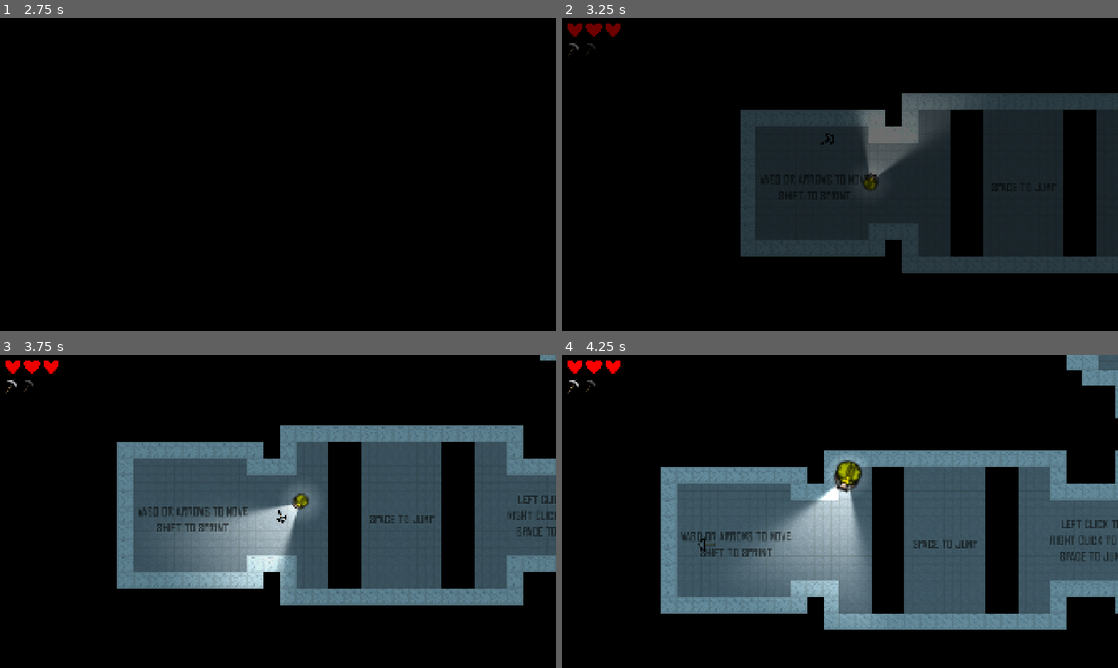
Above: before the commit, frames 1-4 (two rows, left to right).
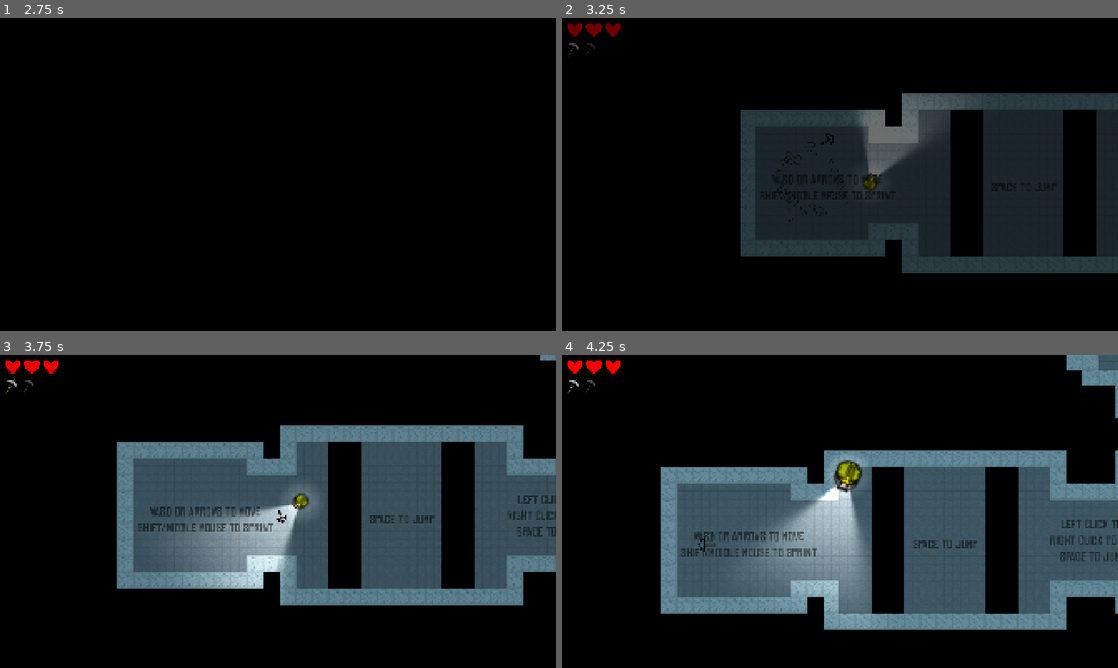
Above: after the commit, the same moments.

Repository: straightupgruntled/ludumdare57
Game: Godot game, scene res://ui/title_screen/title_screen.tscn
The game is run twice, just before and just after one commit, with the same random seed, the same clock (stepped at 60 frames per second) and the same inputs.
Inputs (mouse positions are in pixels of both pictures, inside the frame that each line leads up to):
- Up to frame 1 (2.75 s): click (533, 36) at 0.5 s; tap Enter at 1.25 s; move the mouse to (400, 158) at 1.27 s; hold D (move_right) 1.28-2.03 s; hold Right mouse button (block) 1.28-2.03 s; click (400, 158) at 1.42 s; tap Space (jump) at 1.52, 2.27 s; move the mouse to (166, 190) at 2.02 s; hold S (move_down) from 2.03 s (still down); click (166, 190) at 2.1 s
- Up to frame 2 (3.25 s): tap Space (jump) at 2.75 s; move the mouse to (895, 105) at 2.77 s; release S (move_down) at 2.78 s; hold D (move_right) from 2.78 s (still down); hold Shift (sprint) from 2.78 s (still down); click (895, 105) at 2.92 s
- Up to frame 3 (3.75 s): tap Enter at 3.5 s; move the mouse to (250, 574) at 3.52 s; release D (move_right) at 3.53 s; release Shift (sprint) at 3.53 s; hold W (move_up) from 3.53 s (still down); right-click (250, 574) at 3.6 s; click (250, 574) at 3.67 s
- Up to frame 4 (4.25 s): keep holding W (move_up); tap Space (jump) at 3.77 s

Frame 1 is identical in both runs. In frame 2, 0.1% of the frame differs, in the area x 36-58%, y 39-66%; in frame 3, 0.7%, in the area x 24-50%, y 48-57%; in frame 4, 0.7%.

Commit message:
Final Jam Update

Diff:
--- a/game_objects/player/player.gd
+++ b/game_objects/player/player.gd
@@ -41,6 +41,11 @@
 
 func _ready():
 	light_active = false
+	if not is_node_ready():
+		await ready
+	var poof = poof_particle_scene.instantiate()
+	object_spawn_layer.add_child(poof)
+	poof.global_position = global_position
 
 
 func _input(event):
--- a/game_scenes/levels/level_2.tscn
+++ b/game_scenes/levels/level_2.tscn
@@ -52,7 +52,7 @@
 [node name="Platform" parent="." node_paths=PackedStringArray("near_player", "near_cart") instance=ExtResource("6_n0rax")]
 z_index = 1
 position = Vector2(432, 400)
-diamond_requirement = 40
+diamond_requirement = 35
 near_player = NodePath("Player")
 near_cart = NodePath("Cart")
 
--- a/game_scenes/levels/level_3.tscn
+++ b/game_scenes/levels/level_3.tscn
@@ -51,7 +51,7 @@
 [node name="Platform" parent="." node_paths=PackedStringArray("near_player", "near_cart") instance=ExtResource("6_5yij4")]
 z_index = 1
 position = Vector2(432, 400)
-diamond_requirement = 10
+diamond_requirement = 40
 near_player = NodePath("Player")
 near_cart = NodePath("Cart")
 
--- a/game_scenes/levels/tutorial.gd
+++ b/game_scenes/levels/tutorial.gd
@@ -25,6 +25,6 @@
 		groundtip_2.text = "A to Jump"
 		groundtip_3.text = "RIGHT BUMPER/TRIGGER TO THROW PICK\nLEFT BUMPER/TRIGGER TO BLOCK BULLETS\nA TO JUMP ON ENEMIES"
 	elif InputMode.is_keyboard():
-		groundtip_1.text = "WASD or ARROWS to Move\nSHIFT to Sprint"
+		groundtip_1.text = "WASD or ARROWS to Move\nSHIFT/Middle Mouse to Sprint"
 		groundtip_2.text = "SPACE to Jump"
 		groundtip_3.text = "LEFT CLICK TO THROW PICK\nRIGHT CLICK TO BLOCK BULLETS\nSPACE TO JUMP ON ENEMIES"
--- a/project.godot
+++ b/project.godot
@@ -122,10 +122,10 @@
 }
 sprint={
 "deadzone": 0.2,
-"events": [Object(InputEventKey,"resource_local_to_scene":false,"resource_name":"","device":-1,"window_id":0,"alt_pressed":false,"shift_pressed":false,"ctrl_pressed":false,"meta_pressed":false,"pressed":false,"keycode":0,"physical_keycode":4194325,"key_label":0,"unicode":0,"location":0,"echo":false,"script":null)
+"events": [Object(InputEventJoypadButton,"resource_local_to_scene":false,"resource_name":"","device":-1,"button_index":2,"pressure":0.0,"pressed":true,"script":null)
+, Object(InputEventMouseButton,"resource_local_to_scene":false,"resource_name":"","device":-1,"window_id":0,"alt_pressed":false,"shift_pressed":false,"ctrl_pressed":false,"meta_pressed":false,"button_mask":4,"position":Vector2(104, 15),"global_position":Vector2(113, 63),"factor":1.0,"button_index":3,"canceled":false,"pressed":true,"double_click":false,"script":null)
+, Object(InputEventKey,"resource_local_to_scene":false,"resource_name":"","device":-1,"window_id":0,"alt_pressed":false,"shift_pressed":false,"ctrl_pressed":false,"meta_pressed":false,"pressed":false,"keycode":0,"physical_keycode":4194325,"key_label":0,"unicode":0,"location":0,"echo":false,"script":null)
 , Object(InputEventJoypadButton,"resource_local_to_scene":false,"resource_name":"","device":-1,"button_index":2,"pressure":0.0,"pressed":true,"script":null)
-, Object(InputEventKey,"resource_local_to_scene":false,"resource_name":"","device":-1,"window_id":0,"alt_pressed":false,"shift_pressed":false,"ctrl_pressed":false,"meta_pressed":false,"pressed":false,"keycode":0,"physical_keycode":4194325,"key_label":0,"unicode":0,"location":0,"echo":false,"script":null)
-, Object(InputEventJoypadButton,"resource_local_to_scene":false,"resource_name":"","device":-1,"button_index":7,"pressure":0.0,"pressed":true,"script":null)
 ]
 }
 shoot={
--- a/ui/title_screen/title_screen.gd
+++ b/ui/title_screen/title_screen.gd
@@ -14,6 +14,7 @@
 
 
 func _ready():
+	Global.intro_completed = false
 	EventBus.intro_finished.connect(intro_completed)
 
 
--- a/ui/win_screen/win_screen.tscn
+++ b/ui/win_screen/win_screen.tscn
@@ -1,7 +1,8 @@
-[gd_scene load_steps=8 format=3 uid="uid://c7oon056pu151"]
+[gd_scene load_steps=9 format=3 uid="uid://c7oon056pu151"]
 
 [ext_resource type="Script" uid="uid://cs0ruudn77k7l" path="res://ui/win_screen/win_screen.gd" id="1_dcw1d"]
 [ext_resource type="FontFile" uid="uid://camp454xsy0m5" path="res://assets/fonts/chinese rocks rg.otf" id="1_vii5q"]
+[ext_resource type="AudioStream" uid="uid://glr462vggrr4" path="res://assets/audio/music/DiamondMarch.wav" id="3_oklgd"]
 
 [sub_resource type="Animation" id="Animation_vii5q"]
 resource_name = "win_animation"
@@ -165,4 +166,9 @@
 horizontal_alignment = 1
 vertical_alignment = 1
 
+[node name="AudioStreamPlayer" type="AudioStreamPlayer" parent="."]
+stream = ExtResource("3_oklgd")
+pitch_scale = 0.7
+autoplay = true
+
 [connection signal="animation_finished" from="AnimationPlayer" to="." method="_on_animation_player_animation_finished"]
Binary file added: assets/sprites/title.png
Not shown, added: assets/sprites/title.png.import
